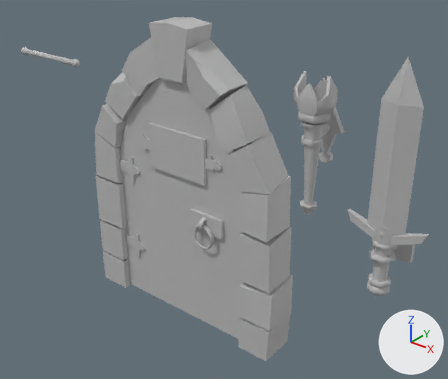
A saved change to the FBX model Assets/3D/Mesh/Porta_torcia.fbx.
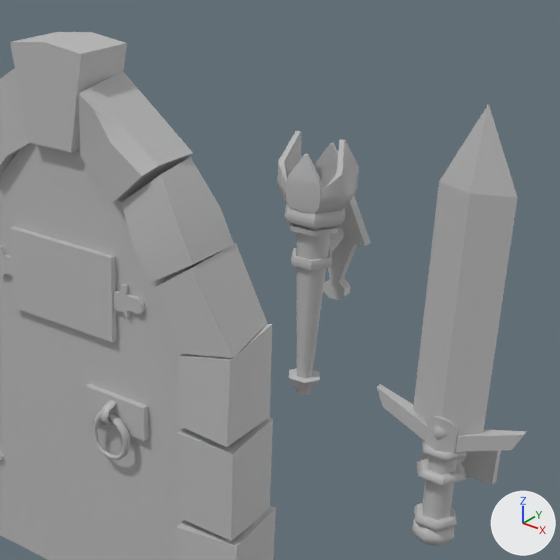
There are two pictures of each version: one whole from a camera (50 mm lens) standing at (6.1, -8.53, 4.41) and looking at (0.19, -1.14, -0.17), one close up on the part from 32% to 100% of the width and 0% to 80% of the height. The axes (+X, +Y, +Z) are drawn at lower right. The lights are the same throughout. Where no turn or scale is listed for an object, it has been applied to the vertices.
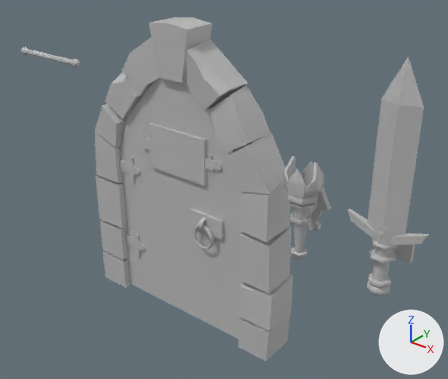
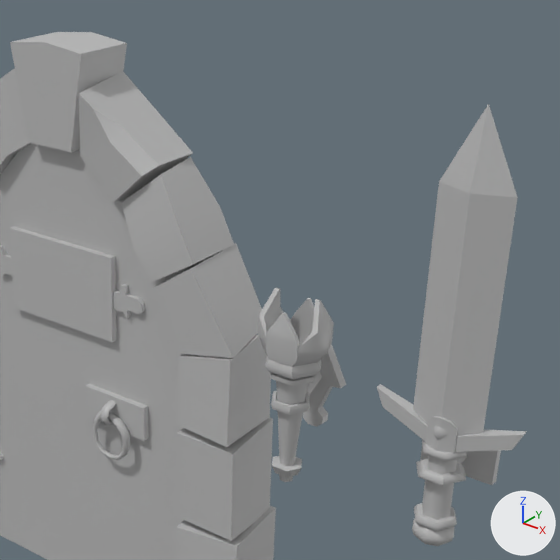
Pixel boxes [x1, y1, x2, y2] of what changed, in the close-ups (560 x 560 px; the box of a moved part takes in the faces that stretch with it):
'pCylinder5', reshaped, moved (6% narrower, 27% shorter)
    before: [277, 131, 371, 396]
    after: [258, 288, 346, 482]
part 1 of me_mesh, moved or reshaped
    before: [289, 232, 331, 396]
    after: [272, 381, 308, 482]
part 2 of me_mesh, moved or reshaped
    before: [323, 242, 357, 300]
    after: [303, 383, 332, 427]

Edits to the bpy script that builds the scene:
```text
Change me_mesh:
    where me_mesh.from_pydata(...)  # 316 vertices, 307 faces; spans x -0.28..0.28, y -0.35..0.35, z -1.02..1.02
    used by ob_pcylinder5; location = (2.105, -1.49, 1.236)
    me_mesh part 1: all 31 vertices in x -0.14..0.14, y -0.24..0.0, z -1.02..-0.86 are moved by (0.0, 0.0, 0.41)
    me_mesh part 2: all 17 vertices in x -0.1..0.08, y 0.26..0.35, z -0.36..-0.2 are moved by (0.0, 0.0, 0.07)
Change ob_pcylinder5:
    ob_pcylinder5.location: (2.105, -1.49, 1.236) -> (2.0, -1.49, 0.0)
```
